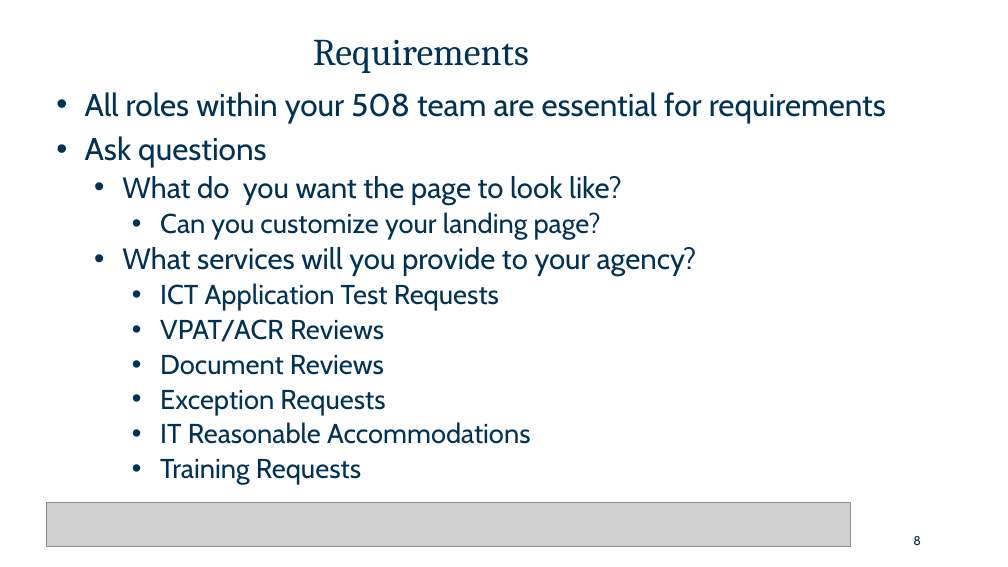
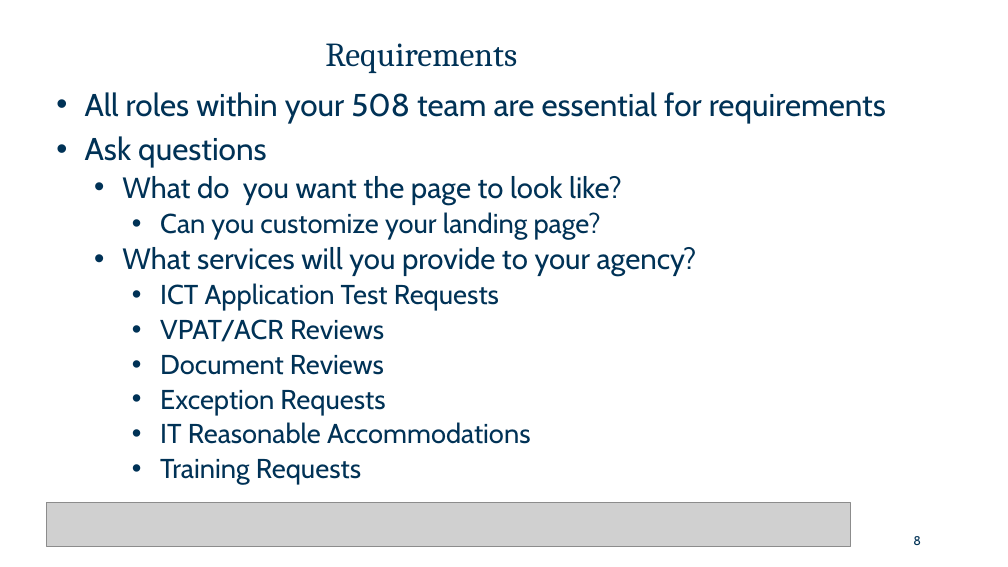
Before and after one commit to GSA/Assets.Section508.gov, a slide deck: slide 8 of assets/files/FDIC-Automated-Business-Workflow_ITACM-DEC-2025.pptx. Drawn at 1008x567 pixels with LibreOffice and Linux fonts; fonts in the diff are those of the drawing; grey boxes stand for pictures; background and template pictures are left out. Boxes give left, top, right and bottom in pixels: in the first picture for what was removed or moved away, otherwise in the second. Text is boxed around its words. In the diff, an @@ line names an element or a change of style, - is before the commit and + after.

```diff
--- a/assets/files/FDIC-Automated-Business-Workflow_ITACM-DEC-2025.pptx
+++ b/assets/files/FDIC-Automated-Business-Workflow_ITACM-DEC-2025.pptx
@@ title "Requirements" at box(325, 43, 517, 73): size 36 to 32 pt @@
```
Also in this commit, not shown: 9 other slides changed.
